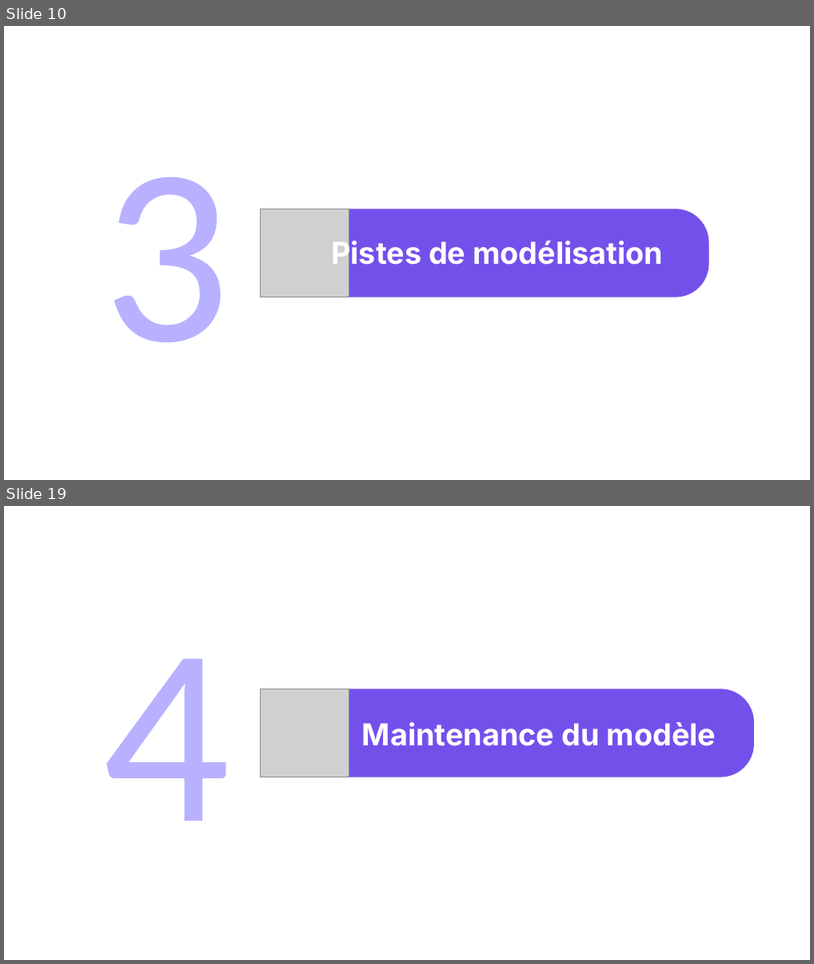
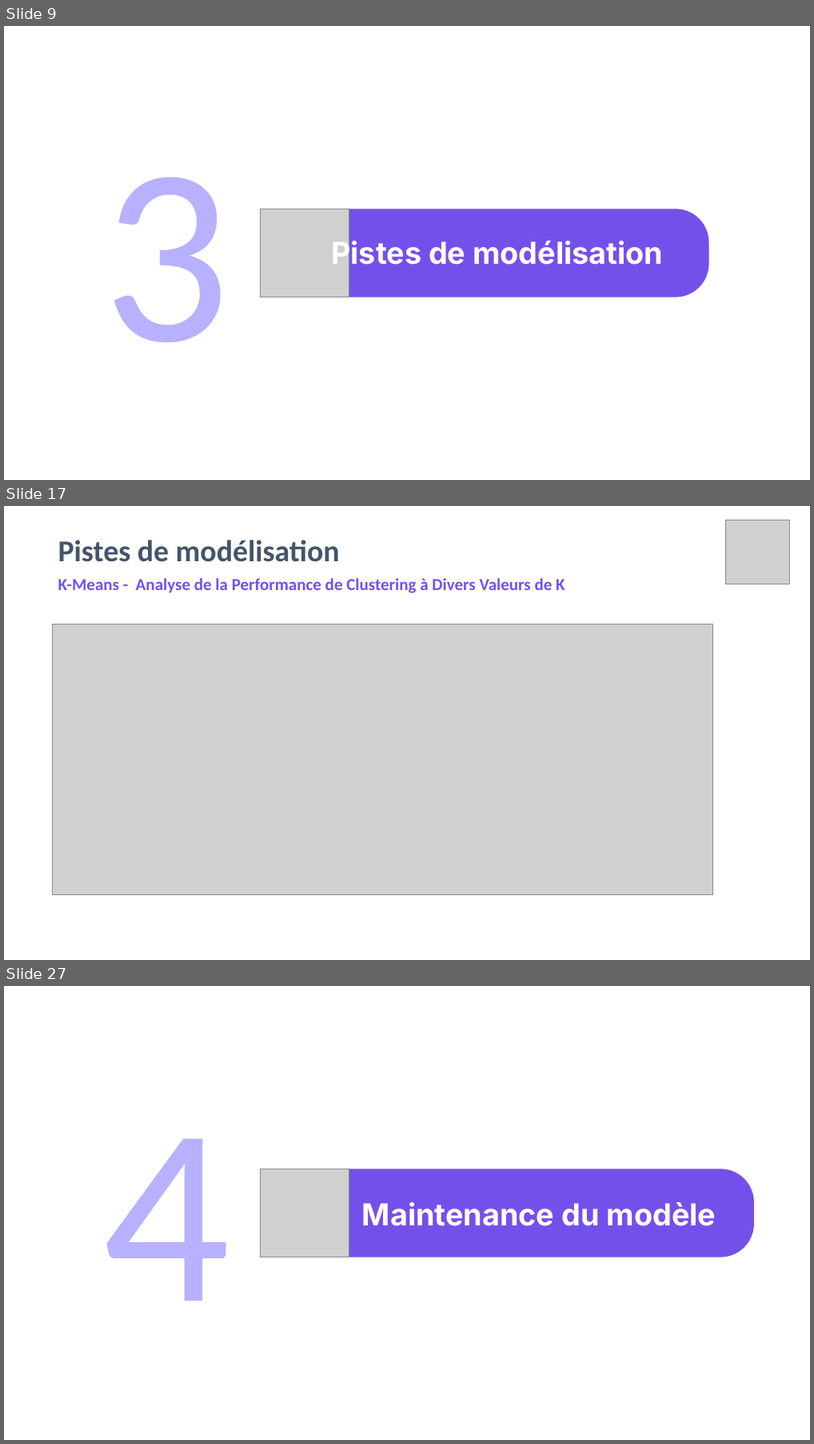
Before and after one commit to amaye15/OpenClassroom--Machine-Learning-Engineer, a slide deck: P4/P4.pptx. Shown one above the other, each under a label of ours: slides 10 and 19 before the commit, slides 9, 17 and 27 after it; the slides between them are not shown. The pictures are 814x964 and 814x1444 pixels, drawn with LibreOffice and Linux fonts; fonts in the diff are those of the drawing; grey boxes stand for pictures. Boxes give left, top, right and bottom in pixels: in the first picture for what was removed or moved away, otherwise in the second. Text is boxed around its words. In the diff, an @@ line names an element or a change of style, - is before the commit and + after.

```diff
--- a/P4/P4.pptx
+++ b/P4/P4.pptx
@@ slide 17 added at (4,506,810,960), background #FFFFFF @@
@@ picture added at (726,520,790,584) @@
@@ title added at (58,540,340,562), 36 pt, text #44546A, bold @@
+Pistes de modélisation
@@ text added at (58,578,565,593), 20 pt, text #7450EB, bold @@
+K-Means - Analyse de la Performance de Clustering à Divers Valeurs de K
@@ picture added at (52,624,714,895) @@
@@ what was slide 10 is now slide 9 @@
@@ what was slide 19 is now slide 27 @@
```
Also in this commit, not shown: 10 slides changed, 14 other slides added, 15 slides removed, 6 other files.
